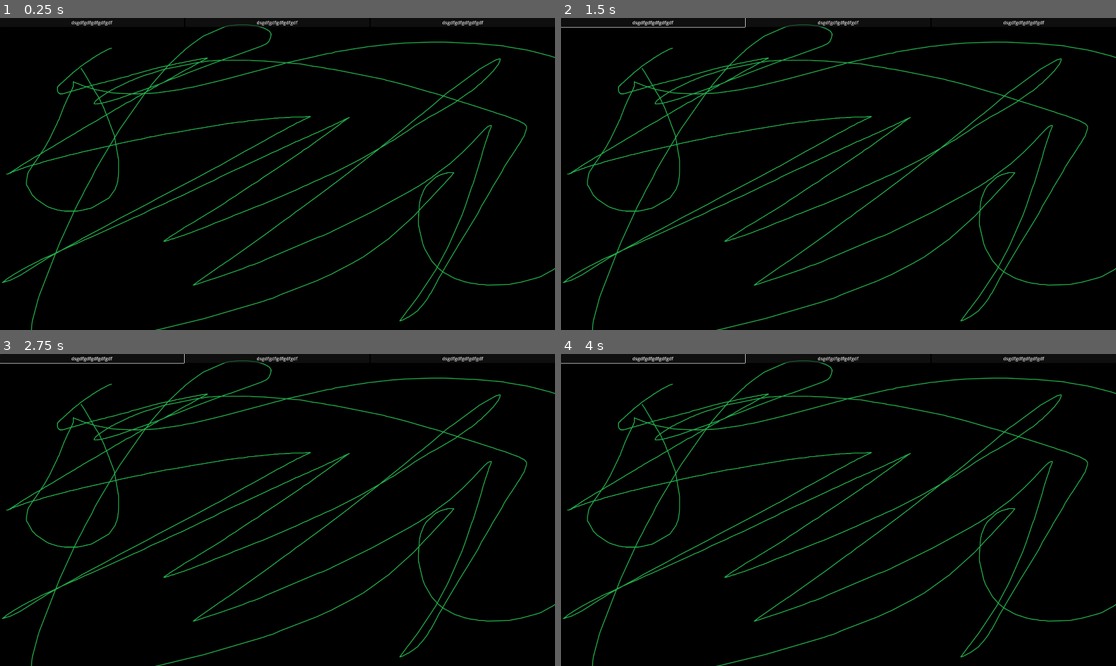
Above: before the commit, frames 1-4 (two rows, left to right).
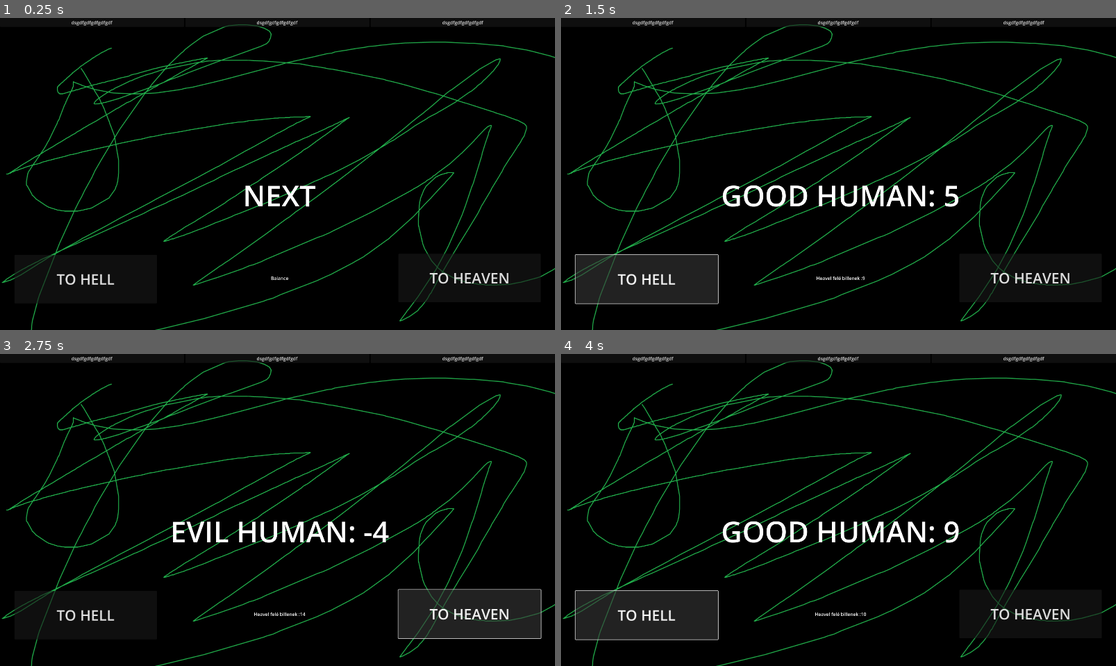
Above: after the commit, the same moments.

Repository: ekaktusz/anoobis
Game: Godot game, scene res://tinder_scene.tscn
Same seed, same stepped clock (60 frames per second), same inputs: the game is played once before the commit and once after it.
Inputs (mouse positions are in pixels of both pictures, inside the frame that each line leads up to):
- Up to frame 1 (0.25 s): no input
- Up to frame 2 (1.5 s): click "dsgdfgdfgdfgdfgdf" at 0.5 s; click (644, 280) at 1.25 s, where only the run after the commit has a clickable "TO HELL"
- Up to frame 3 (2.75 s): click (471, 612) at 2 s, where only the run after the commit has a clickable "TO HEAVEN"
- Up to frame 4 (4 s): click "dsgdfgdfgdfgdfgdf" at 2.75 s; click (644, 616) at 3.5 s, where only the run after the commit has a clickable "TO HELL"

The runs differ from the first frame. In frame 1, 1.0% of the frame differs, in the area x 2-98%, y 53-92%; in frame 2, 5.8%; in frame 3, 5.5%; in frame 4, 5.8%, in the area x 0-98%, y 0-92%.

Commit message:
added tmp heaven and hell buttons, scale calculation added with tmp labels

Diff:
--- /dev/null
+++ b/Label.gd
@@ -0,0 +1,17 @@
+extends Label
+
+class_name Scale
+@onready var scale_label = %ScaleValue
+
+var score = 0
+
+func _ready():
+	_update_score_label(score)
+
+func _update_score_label(score):
+	if (score < 0):
+		scale_label.text = "Hell felé billenek :" + str(score)
+	elif (score > 0):
+		scale_label.text ="Heavel felé billenek :" + str(score)
+	else:
+		scale_label.text = "Balance"
--- /dev/null
+++ b/scale.gd
@@ -0,0 +1,34 @@
+extends Control
+
+@onready var scale_vale_node = $ScaleValue
+@onready var tmp_next_soul = $TmpNextSoul
+
+var tmp_character_soul_value = tmp_get_random_soul_value()
+var heaven_score = -50
+var hell_score = 50
+
+func _on_hell_button_pressed():
+	print("hell button pressed")
+	hell_score = hell_score + tmp_character_soul_value
+	scale_vale_node._update_score_label(hell_score+heaven_score)
+	tmp_character_soul_value = tmp_get_random_soul_value()
+	tmp_set_soul_forecast()
+
+
+func _on_heaven_button_pressed():
+	print("heaven button pressed")
+	heaven_score = heaven_score + tmp_character_soul_value
+	scale_vale_node._update_score_label(hell_score+heaven_score)
+	tmp_character_soul_value = tmp_get_random_soul_value()
+	tmp_set_soul_forecast()
+
+func tmp_get_random_soul_value():
+	return randi_range(-10,10)
+
+func tmp_set_soul_forecast():
+	if(tmp_character_soul_value < 0):
+		tmp_next_soul.text = "EVIL HUMAN: " + str(tmp_character_soul_value)
+	elif (tmp_character_soul_value > 0):
+		tmp_next_soul.text = "GOOD HUMAN: " + str(tmp_character_soul_value)
+	else:
+		tmp_next_soul.text = "NEUTRAL HUMAN: " + str(tmp_character_soul_value)
--- /dev/null
+++ b/scale.tscn
@@ -0,0 +1,46 @@
+[gd_scene load_steps=3 format=3 uid="uid://rqqyj237vk1x"]
+
+[ext_resource type="Script" path="res://Label.gd" id="1_2au8i"]
+[ext_resource type="Script" path="res://scale.gd" id="1_ognxn"]
+
+[node name="Scale" type="Control"]
+layout_mode = 3
+anchors_preset = 15
+anchor_right = 1.0
+anchor_bottom = 1.0
+grow_horizontal = 2
+grow_vertical = 2
+script = ExtResource("1_ognxn")
+
+[node name="ScaleValue" type="Label" parent="."]
+unique_name_in_owner = true
+layout_mode = 1
+anchors_preset = 8
+anchor_left = 0.5
+anchor_top = 0.5
+anchor_right = 0.5
+anchor_bottom = 0.5
+offset_left = -0.5
+offset_top = -11.5
+offset_right = 0.5
+offset_bottom = 11.5
+grow_horizontal = 2
+grow_vertical = 2
+script = ExtResource("1_2au8i")
+
+[node name="TmpNextSoul" type="Label" parent="."]
+layout_mode = 1
+anchors_preset = 8
+anchor_left = 0.5
+anchor_top = 0.5
+anchor_right = 0.5
+anchor_bottom = 0.5
+offset_left = -218.0
+offset_top = -355.0
+offset_right = 218.0
+offset_bottom = -60.0
+grow_horizontal = 2
+grow_vertical = 2
+theme_override_font_sizes/font_size = 100
+text = "NEXT"
+horizontal_alignment = 1
--- a/tinder_scene.gd
+++ b/tinder_scene.gd
@@ -4,7 +4,6 @@
 # Called when the node enters the scene tree for the first time.
 func _ready():
 	pass # Replace with function body.
-
 
 # Called every frame. 'delta' is the elapsed time since the previous frame.
 func _process(delta):
--- a/tinder_scene.tscn
+++ b/tinder_scene.tscn
@@ -1,7 +1,9 @@
-[gd_scene load_steps=3 format=3 uid="uid://bxagx5lrf143d"]
+[gd_scene load_steps=4 format=3 uid="uid://bxagx5lrf143d"]
 
 [ext_resource type="Texture2D" uid="uid://dl3amwv7723w0" path="res://images/menu_background.png" id="1_3qnl7"]
-[ext_resource type="Script" path="res://tinder_scene.gd" id="1_w104e"]
+[ext_resource type="PackedScene" uid="uid://rqqyj237vk1x" path="res://scale.tscn" id="4_68rii"]
+
+[sub_resource type="GDScript" id="GDScript_ndpmo"]
 
 [node name="tinder_scene" type="Control"]
 layout_mode = 3
@@ -10,7 +12,7 @@
 anchor_bottom = 1.0
 grow_horizontal = 2
 grow_vertical = 2
-script = ExtResource("1_w104e")
+script = SubResource("GDScript_ndpmo")
 
 [node name="TextureRect" type="TextureRect" parent="."]
 layout_mode = 0
@@ -50,4 +52,31 @@
 layout_mode = 2
 text = "dsgdfgdfgdfgdfgdf"
 
+[node name="HellButton" type="Button" parent="."]
+layout_mode = 1
+offset_left = 50.0
+offset_top = 820.0
+offset_right = 543.0
+offset_bottom = 988.0
+theme_override_font_sizes/font_size = 50
+text = "TO HELL"
+
+[node name="HeavenButton" type="Button" parent="."]
+layout_mode = 1
+offset_left = 1378.0
+offset_top = 816.0
+offset_right = 1871.0
+offset_bottom = 984.0
+theme_override_font_sizes/font_size = 50
+text = "TO HEAVEN"
+
+[node name="Scale" parent="." instance=ExtResource("4_68rii")]
+layout_mode = 1
+offset_left = 802.0
+offset_top = 816.0
+offset_right = -788.0
+offset_bottom = -96.0
+
 [connection signal="pressed" from="HBoxContainer/VBoxContainer/Button" to="." method="_on_button_pressed"]
+[connection signal="pressed" from="HellButton" to="Scale" method="_on_hell_button_pressed"]
+[connection signal="pressed" from="HeavenButton" to="Scale" method="_on_heaven_button_pressed"]
Binary file added: images/scale_base.png
Not shown, added: images/scale_base.png.import
Binary file added: images/scale_top.png
Not shown, added: images/scale_top.png.import
